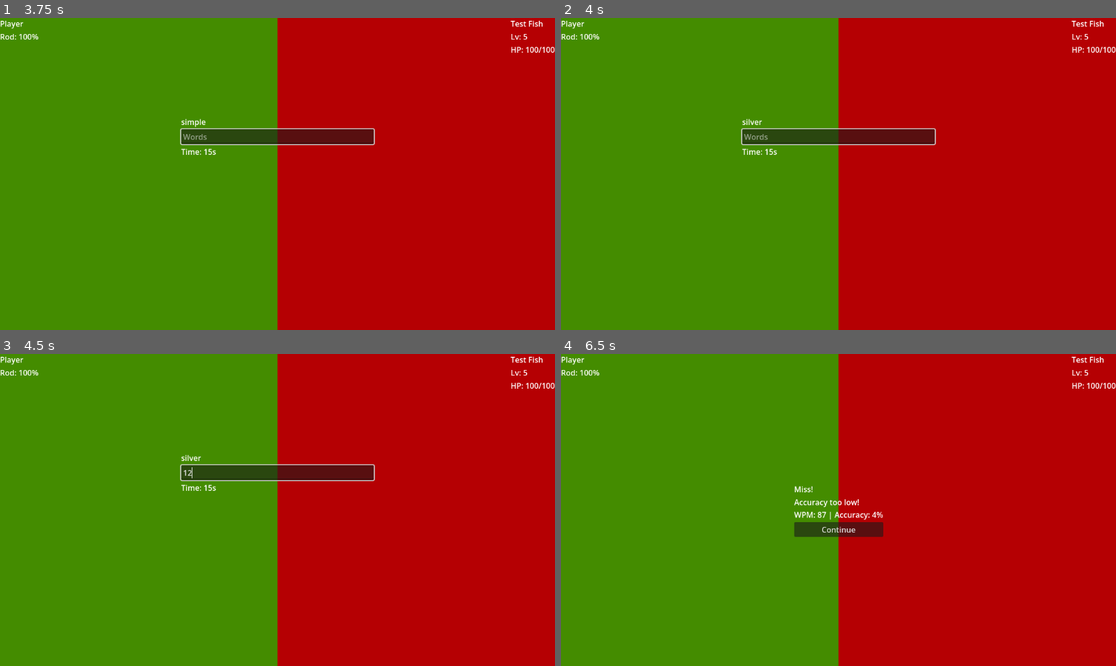
Above: before the commit, frames 1-4 (two rows, left to right).
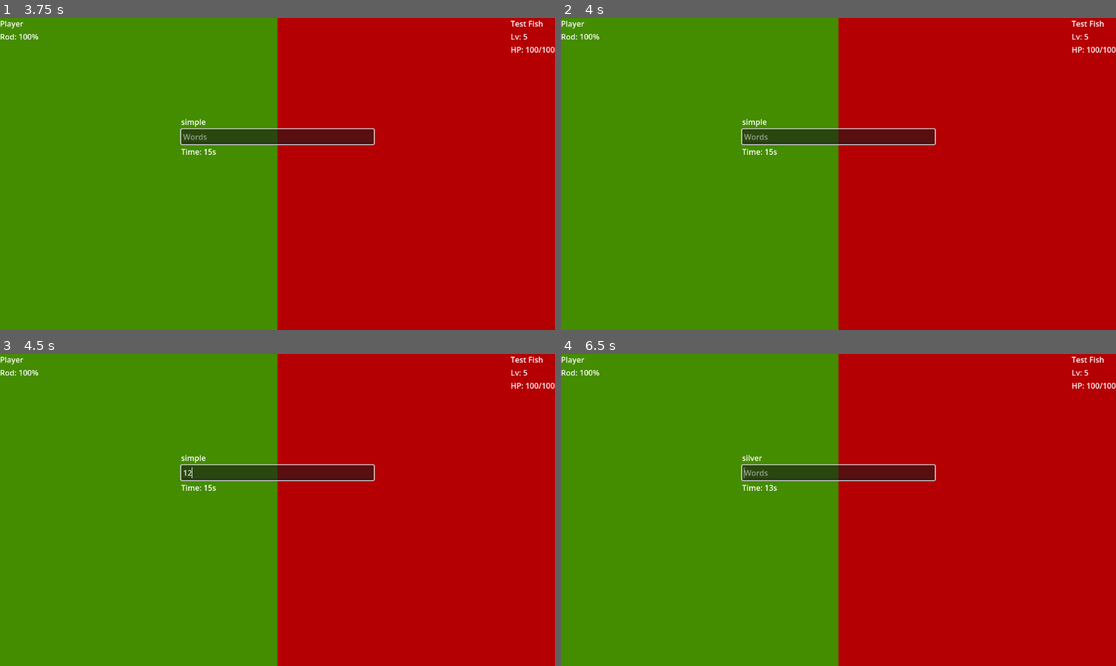
Above: after the commit, the same moments.

Repository: sagedontgo/tidal-typists
Game: Godot game, scene res://scenes/combat.tscn
Same seed, same stepped clock (60 frames per second), same inputs: the game is played once before the commit and once after it. This scene is started directly instead of the project's main scene.
Inputs (mouse positions are in pixels of both pictures, inside the frame that each line leads up to):
- Up to frame 1 (3.75 s): click "Fight" at 0.5 s; tap Enter (ui_accept) at 1.25, 2.27, 2.3, 2.57, 2.75 s; move the mouse to (399, 158) at 1.27 s; hold Right (ui_right) 1.28-2.03 s; hold Enter (ui_accept) 1.28-2.03 s; click (399, 158) at 1.42 s; move the mouse to (166, 189) at 2.02 s; hold Down (ui_down) 2.03-2.78 s; tap 1 at 2.1 s; move the mouse to (333, 105) at 2.77 s; hold Right (ui_right) 2.78-3.53 s; hold Enter (ui_accept) 2.78-3.53 s; tap 9 at 2.85 s; move the mouse to (249, 236) at 3.52 s; hold Up (ui_up) from 3.53 s (still down); tap 0 at 3.6 s; click (249, 236) at 3.67 s
- Up to frame 2 (4 s): keep holding Up (ui_up); tap Enter (ui_accept) at 3.77, 3.8 s
- Up to frame 3 (4.5 s): tap Enter (ui_accept) at 4.07 s; release Up (ui_up) at 4.25 s; click (277, 472) at 4.27 s; type "12" at 4.35 s
- Up to frame 4 (6.5 s): tap Enter (ui_accept) at 5, 6.02, 6.05, 6.32 s; move the mouse to (1005, 556) at 5.02 s; hold Enter (ui_accept) 5.03-5.78 s; hold Left (ui_left) from 5.03 s (still down); tap E at 5.1 s; move the mouse to (672, 463) at 5.77 s; tap I at 5.85 s

Frame 1 is identical in both runs. In frame 2, less than 0.1% of the frame differs, in the area x 33-38%, y 32-35%; in frame 3, less than 0.1%; in frame 4, 3.1%, in the area x 32-68%, y 32-59%.

Commit message:
Added automatic input refocusing when fighting

Diff:
--- a/tidal-typists/scripts/combat.gd
+++ b/tidal-typists/scripts/combat.gd
@@ -59,7 +59,7 @@
 	fight_button.pressed.connect(on_fight_pressed)
 	flee_button.pressed.connect(on_flee_pressed)
 	continue_button.pressed.connect(on_continue_pressed)
-	input_box.text_submitted.connect(on_text_submitted)
+	# Don't connect text_submitted - we'll handle Enter key manually
 
 	# Prevent Enter from accidentally "activating" a focused button.
 	# During combat we want typing input to own focus.
@@ -67,6 +67,10 @@
 	flee_button.focus_mode = Control.FOCUS_NONE
 	continue_button.focus_mode = Control.FOCUS_NONE
 
+	# Ensure input box can receive focus
+	input_box.focus_mode = Control.FOCUS_ALL
+	input_box.editable = true
+
 func update_ui() -> void:
 	if _gd == null:
 		push_error("GlobalData autoload missing. Check Project Settings > Autoload.")
@@ -85,6 +89,15 @@
 
 func on_flee_pressed() -> void:
 	get_tree().change_scene_to_file("res://scenes/game.tscn")
+
+func _input(event: InputEvent) -> void:
+	# Handle Enter key manually during combat
+	if combat_ui.visible and event.is_action_pressed("ui_accept"):
+		if input_box and input_box.has_focus():
+			var text = input_box.text.strip_edges()
+			if text.length() > 0:
+				on_text_submitted(text)
+				get_viewport().set_input_as_handled()
 
 func _process(delta: float) -> void:
 	if is_prep_phase:
@@ -105,7 +118,6 @@
 
 func start_combat() -> void:
 	combat_ui.visible = true
-	input_box.grab_focus()
 
 	if _gd == null:
 		push_error("GlobalData autoload missing. Check Project Settings > Autoload.")
@@ -139,6 +151,8 @@
 		words_to_type.append(word_dict[difficulty].pick_random())
 
 	word_label.text = words_to_type[current_word_index]
+	input_box.text = ""
+	input_box.grab_focus()
 
 func on_text_submitted(text: String) -> void:
 	if current_word_index >= words_to_type.size():
@@ -148,12 +162,13 @@
 	calculate_accuracy(text, words_to_type[current_word_index])
 
 	current_word_index += 1
-	input_box.clear()
 
 	if current_word_index < words_to_type.size():
 		word_label.text = words_to_type[current_word_index]
-		input_box.grab_focus()
-	else:
+		input_box.text = ""  # Clear text directly instead of using clear()
+		# Focus stays on input_box automatically since we handled the Enter key
+	else:
+		input_box.clear()
 		end_turn()
 
 func calculate_accuracy(typed: String, correct: String) -> void:
